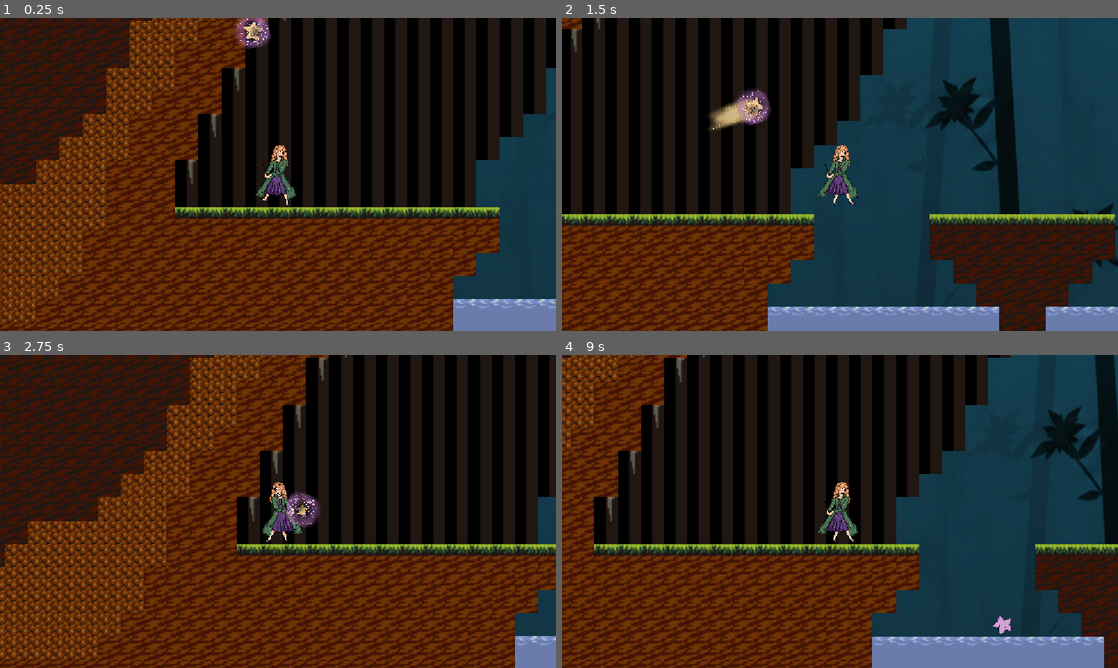
Above: before the commit, frames 1-4 (two rows, left to right).
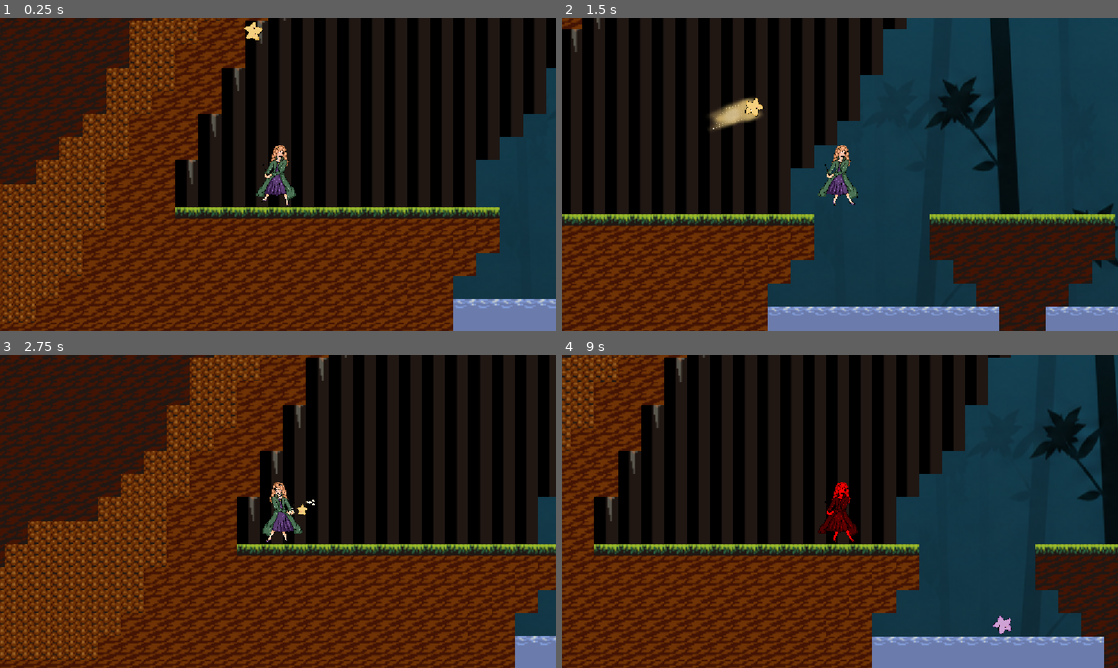
Above: after the commit, the same moments.

Repository: marist-spc/Wanderstar
Game: Godot game, scene res://level1.tscn
The game is run twice, just before and just after one commit, with the same random seed, the same clock (stepped at 60 frames per second) and the same inputs.
Inputs (mouse positions are in pixels of both pictures, inside the frame that each line leads up to):
- Up to frame 1 (0.25 s): no input
- Up to frame 2 (1.5 s): tap Enter at 0.5 s; move the mouse to (962, 158) at 0.52 s; hold Right mouse button (move_star) 0.53-1.28 s; hold D (move_right) from 0.53 s (still down); tap Space (jump) at 0.77 s; move the mouse to (728, 190) at 1.27 s; click (728, 190) at 1.35 s
- Up to frame 3 (2.75 s): tap Space (jump) at 1.52 s; move the mouse to (333, 442) at 2.02 s; release D (move_right) at 2.03 s; hold A (move_left) from 2.03 s (still down); hold Q (star_return) from 2.03 s (still down)
- Up to frame 4 (9 s): move the mouse to (812, 574) at 2.77 s; release A (move_left) at 2.78 s; release Q (star_return) at 2.78 s; hold D (move_right) 2.78-4.28 s; tap E (swap_star) at 2.85, 5.85, 8.85 s; tap Space (jump) at 3.02, 3.77, 4.52, 6.02, 6.77, 7.52 s; move the mouse to (1006, 558) at 3.52 s; hold Right mouse button (move_star) 3.53-4.28 s; move the mouse to (673, 464) at 4.27 s; hold A (move_left) 4.28-5.03 s; click (673, 464) at 4.35 s; move the mouse to (867, 511) at 5.02 s; hold D (move_right) 5.03-5.78 s; hold Q (star_return) 5.03-5.78 s; move the mouse to (756, 433) at 5.77 s; hold A (move_left) 5.78-7.28 s; move the mouse to (962, 495) at 6.52 s; hold Right mouse button (move_star) 6.53-7.28 s; move the mouse to (728, 527) at 7.27 s; hold D (move_right) from 7.28 s (still down); click (728, 527) at 7.35 s; move the mouse to (895, 442) at 8.02 s; hold Q (star_return) 8.03-8.78 s; move the mouse to (812, 574) at 8.77 s

The runs differ from the first frame. In frame 1, 0.5% of the frame differs, in the area x 42-49%, y 0-10%; in frame 2, 0.5%; in frame 3, 0.5%; in frame 4, 0.6%, in the area x 46-54%, y 40-60%.

Commit message:
purp change and dmg anim

Diff:
--- a/monster1.tscn
+++ b/monster1.tscn
@@ -101,4 +101,9 @@
 scale = Vector2(0.46527803, 0.4464287)
 shape = SubResource("RectangleShape2D_g4v7s")
 
+[node name="DamageTaken" type="Timer" parent="." unique_id=927015594]
+wait_time = 0.1
+one_shot = true
+
 [connection signal="area_shape_entered" from="AnimatedSprite2D/Area2D" to="." method="_on_area_2d_area_shape_entered"]
+[connection signal="timeout" from="DamageTaken" to="." method="_on_damage_taken_timeout"]
--- a/monster_1.gd
+++ b/monster_1.gd
@@ -30,5 +30,12 @@
 
 func _on_area_2d_area_shape_entered(area_rid: RID, area: Area2D, area_shape_index: int, local_shape_index: int) -> void:
 	health -= 1
+	$AnimatedSprite2D.modulate = Color(1, 0, 0)
+	$DamageTaken.start()
 	if health == 0:
 		queue_free()
+
+
+
+func _on_damage_taken_timeout() -> void:
+	$AnimatedSprite2D.modulate = Color(1, 1, 1)
--- a/star.gd
+++ b/star.gd
@@ -11,7 +11,8 @@
 	$Node2D/AttackHitbox.disabled = true
 	$Node2D/AttackAnimation.hide()
 	$SpriteController/YellowAnimations.play("idle")
-	$SpriteController/PurpleAnimations.play("hide")
+	$SpriteController/PurpleAnimations.play("idle")
+	$SpriteController/PurpleAnimations.visible = false
 	$ExplodeControl/MovingHitbox.disabled = true
 	$Explosion/ExplosionHitbox.disabled = true
 
--- a/wander.gd
+++ b/wander.gd
@@ -68,6 +68,8 @@
 
 func _on_fall_detector_body_entered(body: Node) -> void:
 	health -= 1
+	$AnimatedSprite2D.modulate = Color(1, 0, 0)
+	$DamageTimer.start()
 	fallbackpos.x -= 75
 	position = fallbackpos
 
@@ -82,3 +84,7 @@
 	$Camera2D.zoom.x = 3
 	$Camera2D.zoom.y = 3
 	$Camera2D.offset.y = 0
+
+
+func _on_damage_timer_timeout() -> void:
+	$AnimatedSprite2D.modulate = Color(1, 1, 1)
--- a/wander.tscn
+++ b/wander.tscn
@@ -57,4 +57,9 @@
 scale = Vector2(0.9, 2)
 shape = SubResource("RectangleShape2D_tumr7")
 
+[node name="DamageTimer" type="Timer" parent="." unique_id=900452409]
+wait_time = 0.1
+one_shot = true
+
 [connection signal="area_shape_entered" from="Hit Box" to="." method="_on_hit_box_area_shape_entered"]
+[connection signal="timeout" from="DamageTimer" to="." method="_on_damage_timer_timeout"]
